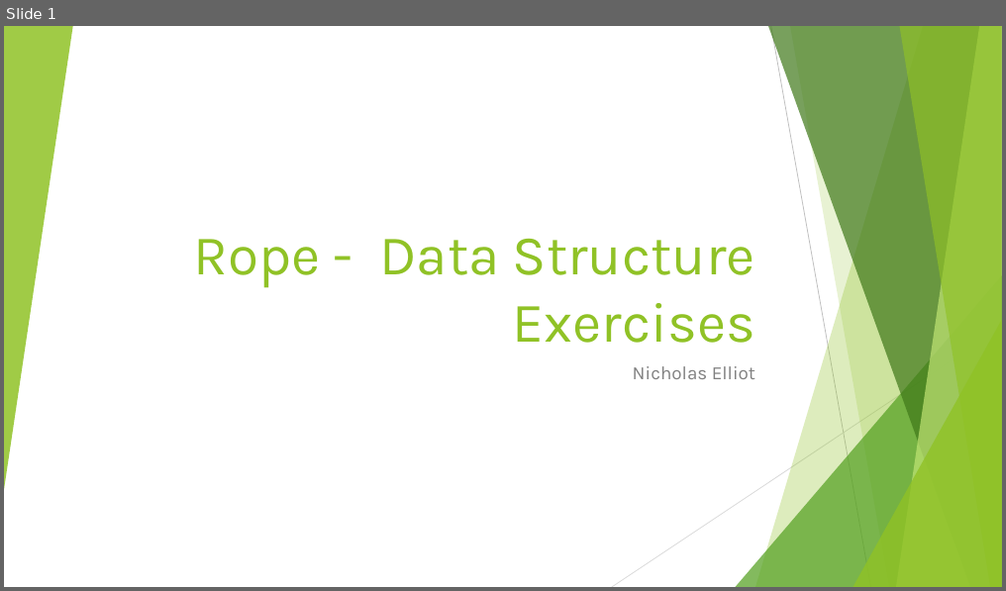
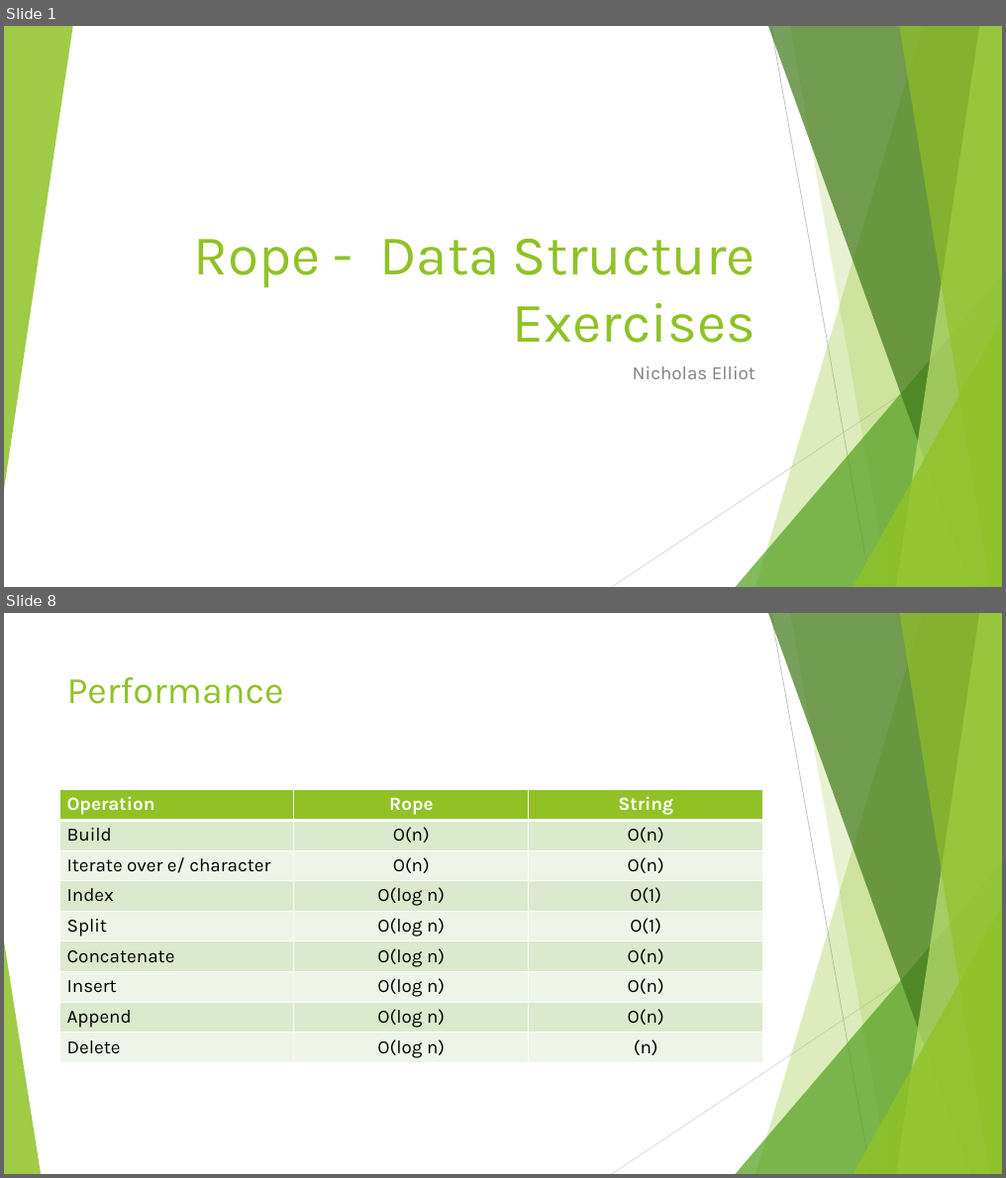
Before and after one commit to nbelliot/comp401, a slide deck: presentation1/Exercises.pptx. Shown one above the other, each under a label of ours: slide 1 before the commit, slides 1 and 8 after it; the slides between them are not shown. The pictures are 1006x591 and 1006x1178 pixels, drawn with LibreOffice and Linux fonts; fonts in the diff are those of the drawing. Boxes give left, top, right and bottom in pixels: in the first picture for what was removed or moved away, otherwise in the second. Text is boxed around its words. In the diff, an @@ line names an element or a change of style, - is before the commit and + after.

```diff
--- a/presentation1/Exercises.pptx
+++ b/presentation1/Exercises.pptx
@@ slide 8 added at [4,613,1002,1174], background #FFFFFF; not listed: 9 template elements that a slide beside it also shows @@
@@ title added at [67,677,284,704], 36 pt, text #90C226 @@
+Performance
@@ table added at [59,789,762,1062], 9 rows, 3 columns @@
+Operation | Rope | String
+Build | O(n) | O(n)
+Iterate over e/ character | O(n) | O(n)
+Index | O(log n) | O(1)
+Split | O(log n) | O(1)
+Concatenate | O(log n) | O(n)
+Insert | O(log n) | O(n)
+Append | O(log n) | O(n)
+Delete | O(log n) | (n)
@@ triangle added at [4,942,41,1174], fill #90C226 at 85% opacity @@
```
Also in this commit, not shown: 4 slides changed, 2 other slides added.
